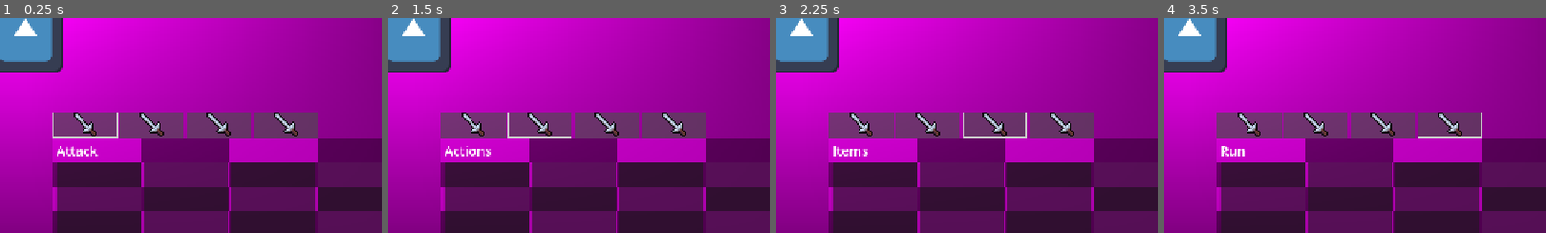
Above: before the commit, frames 1-4 (left to right).
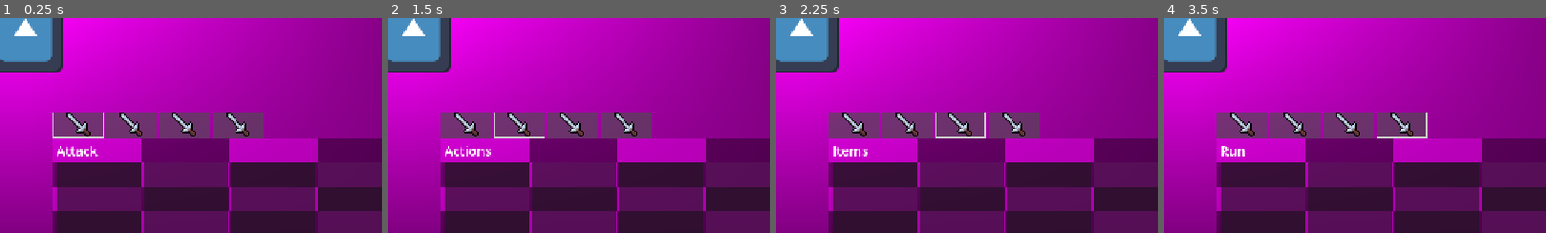
Above: after the commit, the same moments.

Repository: Akiostentar/80-Days-to-Ashes
Game: Godot game, scene res://Scenes/enemy_encounter.tscn
Same seed, same stepped clock (60 frames per second), same inputs: the game is played once before the commit and once after it. This scene is started directly instead of the project's main scene. The engine's default icon, where the game draws it, is replaced by a stand-in: a white triangle on a blue panel in a dark square.
Inputs (mouse positions are % of the whole screen's width and height, from its top left; square brackets give the same spot before the commit, where the layout moved):
- Up to frame 1 (0.25 s): no input
- Up to frame 2 (1.5 s): click (57, 74) [58, 74] at 0.5 s; click (64, 74) [67, 74] at 1.25 s
- Up to frame 3 (2.25 s): click (71, 74) [75, 74] at 2 s
- Up to frame 4 (3.5 s): click (78, 74) [84, 74] at 2.75 s
The pictures show only the part of the screen within x 47-97%, y 49-99%; the shares and areas given below are measured in that part.

The runs differ from the first frame. In frame 1, 3.9% of the frame differs, in the area x 17-84%, y 44-56%; in frame 2, 3.9%; in frame 3, 4.0%; in frame 4, 3.9%.

Commit message:
feat: add database and transform to dictionary script

Diff:
--- /dev/null
+++ b/DataBase/ITEM DATABASE.json
@@ -0,0 +1,307 @@
+{
+  "Weapons": {
+	"sword1": {
+	  "item_name": "Rusty Sword",
+	  "item_desc": "placeholder text",
+	  "item_rarity": "Common",
+	  "item_damage": 10,
+	  "item_crit": 10,
+	  "item_maxst": 1,
+	  "item_upgd": true,
+	  "item_maxup": 3
+	},
+	"sword2": {
+	  "item_name": "Silver Sword",
+	  "item_desc": "placeholder text",
+	  "item_rarity": "Uncommon",
+	  "item_damage": 15,
+	  "item_crit": 12,
+	  "item_maxst": 1,
+	  "item_upgd": true,
+	  "item_maxup": 3
+	},
+	"sword3": {
+	  "item_name": "Holy Knight's Sword",
+	  "item_desc": "placeholder text",
+	  "item_rarity": "Rare",
+	  "item_damage": 22,
+	  "item_crit": 15,
+	  "item_maxst": 1,
+	  "item_upgd": true,
+	  "item_maxup": 3
+	},
+	"dagger1": {
+	  "item_name": "Rusty Dagger",
+	  "item_desc": "placeholder text",
+	  "item_rarity": "Common",
+	  "item_damage": 7,
+	  "item_crit": 15,
+	  "item_maxst": 1,
+	  "item_upgd": true,
+	  "item_maxup": 3
+	},
+	"dagger2": {
+	  "item_name": "Rouge's Dagger",
+	  "item_desc": "placeholder text",
+	  "item_rarity": "Uncommon",
+	  "item_damage": 10,
+	  "item_crit": 20,
+	  "item_maxst": 1,
+	  "item_upgd": true,
+	  "item_maxup": 3
+	},
+	"dagger3": {
+	  "item_name": "Shaddow's Whisper",
+	  "item_desc": "placeholder text",
+	  "item_rarity": "Rare",
+	  "item_damage": 14,
+	  "item_crit": 30,
+	  "item_maxst": 1,
+	  "item_upgd": true,
+	  "item_maxup": 3
+	},
+	"bataxe1": {
+	  "item_name": "Chipped Axe",
+	  "item_desc": "placeholder text",
+	  "item_rarity": "Common",
+	  "item_damage": 15,
+	  "item_crit": 15,
+	  "item_maxst": 1,
+	  "item_upgd": true,
+	  "item_maxup": 3
+	},
+	"bataxe2": {
+	  "item_name": "Polished Battle Axe",
+	  "item_desc": "placeholder text",
+	  "item_rarity": "Uncommon",
+	  "item_damage": 25,
+	  "item_crit": 17,
+	  "item_maxst": 1,
+	  "item_upgd": true,
+	  "item_maxup": 3
+	},
+	"bataxe3": {
+	  "item_name": "Executioner's Axe",
+	  "item_desc": "placeholder text",
+	  "item_rarity": "Rare",
+	  "item_damage": 32,
+	  "item_crit": 20,
+	  "item_maxst": 1,
+	  "item_upgd": true,
+	  "item_maxup": 3
+	},
+	"staff1": {
+	  "item_name": "Old Staff",
+	  "item_desc": "placeholder text",
+	  "item_rarity": "Common",
+	  "item_damage": 15,
+	  "item_crit": 12,
+	  "item_maxst": 1,
+	  "item_upgd": true,
+	  "item_maxup": 3
+	},
+	"staff2": {
+	  "item_name": "Apprentice's Staff",
+	  "item_desc": "placeholder text",
+	  "item_rarity": "Uncommon",
+	  "item_damage": 22,
+	  "item_crit": 15,
+	  "item_maxst": 1,
+	  "item_upgd": true,
+	  "item_maxup": 3
+	},
+	"staff3": {
+	  "item_name": "Mage's Staff",
+	  "item_desc": "placeholder text",
+	  "item_rarity": "Rare",
+	  "item_damage": 35,
+	  "item_crit": 18,
+	  "item_maxst": 1,
+	  "item_upgd": true,
+	  "item_maxup": 3
+	}
+  },
+  "Armor": {
+	"sheild1": {
+	  "item_name": "Wooden Shield",
+	  "item_desc": "placeholder text",
+	  "item_rarity": "Common",
+	  "item_def": 3,
+	  "item_maxst": 1,
+	  "item_upgd": true,
+	  "item_maxup": 3
+	},
+	"sheild2": {
+	  "item_name": "Silver Shield",
+	  "item_desc": "placeholder text",
+	  "item_rarity": "Uncommon",
+	  "item_def": 5,
+	  "item_maxst": 1,
+	  "item_upgd": true,
+	  "item_maxup": 3
+	},
+	"sheild3": {
+	  "item_name": "Holy Knight's Shield",
+	  "item_desc": "placeholder text",
+	  "item_rarity": "Rare",
+	  "item_def": 10,
+	  "item_maxst": 1,
+	  "item_upgd": true,
+	  "item_maxup": 3
+	},
+	"armor1": {
+	  "item_name": "Leather Robe",
+	  "item_desc": "placeholder text",
+	  "item_rarity": "Common",
+	  "item_def": 15,
+	  "item_maxst": 1,
+	  "item_upgd": true,
+	  "item_maxup": 3
+	},
+	"armor2": {
+	  "item_name": "Knight's Gear",
+	  "item_desc": "placeholder text",
+	  "item_rarity": "Uncommon",
+	  "item_def": 25,
+	  "item_maxst": 1,
+	  "item_upgd": true,
+	  "item_maxup": 3
+	},
+	"armor3": {
+	  "item_name": "Holy Knight's Armor",
+	  "item_desc": "placeholder text",
+	  "item_rarity": "Rare",
+	  "item_def": 30,
+	  "item_maxst": 1,
+	  "item_upgd": true,
+	  "item_maxup": 3
+	},
+	"armor4": {
+	  "item_name": "--- Hood",
+	  "item_desc": "placeholder text",
+	  "item_rarity": "Common",
+	  "item_def": 12,
+	  "item_maxst": 1,
+	  "item_upgd": true,
+	  "item_maxup": 3
+	},
+	"armor5": {
+	  "item_name": "--- Cloak",
+	  "item_desc": "placeholder text",
+	  "item_rarity": "Uncommon",
+	  "item_def": 20,
+	  "item_maxst": 1,
+	  "item_upgd": true,
+	  "item_maxup": 3
+	},
+	"armor6": {
+	  "item_name": "Shadowveil Mantle",
+	  "item_desc": "placeholder text",
+	  "item_rarity": "Rare",
+	  "item_def": 28,
+	  "item_maxst": 1,
+	  "item_upgd": true,
+	  "item_maxup": 3
+	},
+	"armor7": {
+	  "item_name": "Preist's Robes",
+	  "item_desc": "placeholder text",
+	  "item_rarity": "Common",
+	  "item_def": 14,
+	  "item_maxst": 1,
+	  "item_upgd": true,
+	  "item_maxup": 3
+	},
+	"armor8": {
+	  "item_name": "Sage's Robes",
+	  "item_desc": "placeholder text",
+	  "item_rarity": "Uncommon",
+	  "item_def": 19,
+	  "item_maxst": 1,
+	  "item_upgd": true,
+	  "item_maxup": 3
+	},
+	"armor9": {
+	  "item_name": "Bloodwoven Robes",
+	  "item_desc": "placeholder text",
+	  "item_rarity": "Rare",
+	  "item_def": 27,
+	  "item_maxst": 1,
+	  "item_upgd": true,
+	  "item_maxup": 3
+	}
+  },
+  "Misc": {
+	"torch": {
+	  "item_name": "Fate's Chamberstick",
+	  "item_type": "Item",
+	  "item_rarity": "Rare",
+	  "item_maxst": 1,
+	  "item_upgd": true,
+	  "item_maxup": 3
+	},
+	"hscroll": {
+	  "item_name": "Scroll of Health",
+	  "item_desc": "placeholder text",
+	  "item_type": "Item",
+	  "item_rarity": "Uncommon",
+	  "item_maxst": 1,
+	  "item_upgd": true,
+	  "item_maxup": 3
+	},
+	"mscroll": {
+	  "item_name": "Scroll of Mana",
+	  "item_desc": "placeholder text",
+	  "item_type": "Item",
+	  "item_rarity": "Uncommon",
+	  "item_maxst": 1,
+	  "item_upgd": true,
+	  "item_maxup": 3
+	},
+	"ring": {
+	  "item_name": "Holy Ring of [DEITY]",
+	  "item_desc": "placeholder text",
+	  "item_type": "Item",
+	  "item_rarity": "Rare",
+	  "item_maxst": 1,
+	  "item_upgd": false,
+	  "item_maxup": "N/A"
+	},
+	"hppot1": {
+	  "item_name": "Vial of Health",
+	  "item_desc": "placeholder text",
+	  "item_type": "Consumable",
+	  "item_rarity": "Common",
+	  "item_maxst": 5,
+	  "item_upgd": true,
+	  "item_maxup": 3
+	},
+	"hppot2": {
+	  "item_name": "Bottle of Health",
+	  "item_desc": "placeholder text",
+	  "item_type": "Consumable",
+	  "item_rarity": "Uncommon",
+	  "item_maxst": 5,
+	  "item_upgd": true,
+	  "item_maxup": 3
+	},
+	"manapot1": {
+	  "item_name": "Vial of Mana",
+	  "item_desc": "placeholder text",
+	  "item_type": "Consumable",
+	  "item_rarity": "Common",
+	  "item_maxst": 5,
+	  "item_upgd": true,
+	  "item_maxup": 3
+	},
+	"manapot2": {
+	  "item_name": "Bottle of Mana",
+	  "item_desc": "placeholder text",
+	  "item_type": "Consumable",
+	  "item_rarity": "Uncommon",
+	  "item_maxst": 5,
+	  "item_upgd": true,
+	  "item_maxup": 3
+	}
+  }
+}
--- /dev/null
+++ b/DataBase/StaticData.gd
@@ -0,0 +1,23 @@
+extends Node
+
+var ItemData = {}
+
+var data_file_path = "res://DataBase/ITEM DATABASE.json"
+
+
+func _ready() -> void:
+	ItemData = load_json_file(data_file_path)
+
+func load_json_file(filePath: String):
+	if FileAccess.file_exists(filePath):
+
+		var dataFile = FileAccess.open(filePath, FileAccess.READ)
+		var parsedResults = JSON.parse_string(dataFile.get_as_text())
+
+		if parsedResults is Dictionary:
+			return parsedResults
+		else:
+			print("Error reading file!")
+
+	else:
+		print("File doens't exist!")
--- /dev/null
+++ b/DataBase/armor.json
@@ -0,0 +1,113 @@
+{
+  "Armor": {
+    "sheild1": {
+      "item_name": "Wooden Shield",
+      "item_desc": "placeholder text",
+      "item_rarity": "Common",
+      "item_def": 3,
+      "item_maxst": 1,
+      "item_upgd": true,
+      "item_maxup": 3
+    },
+    "sheild2": {
+      "item_name": "Silver Shield",
+      "item_desc": "placeholder text",
+      "item_rarity": "Uncommon",
+      "item_def": 5,
+      "item_maxst": 1,
+      "item_upgd": true,
+      "item_maxup": 3
+    },
+    "sheild3": {
+      "item_name": "Holy Knight's Shield",
+      "item_desc": "placeholder text",
+      "item_rarity": "Rare",
+      "item_def": 10,
+      "item_maxst": 1,
+      "item_upgd": true,
+      "item_maxup": 3
+    },
+    "": {},
+    "armor1": {
+      "item_name": "Leather Robe",
+      "item_desc": "placeholder text",
+      "item_rarity": "Common",
+      "item_def": 15,
+      "item_maxst": 1,
+      "item_upgd": true,
+      "item_maxup": 3
+    },
+    "armor2": {
+      "item_name": "Knight's Gear",
+      "item_desc": "placeholder text",
+      "item_rarity": "Uncommon",
+      "item_def": 25,
+      "item_maxst": 1,
+      "item_upgd": true,
+      "item_maxup": 3
+    },
+    "armor3": {
+      "item_name": "Holy Knight's Armor",
+      "item_desc": "placeholder text",
+      "item_rarity": "Rare",
+      "item_def": 30,
+      "item_maxst": 1,
+      "item_upgd": true,
+      "item_maxup": 3
+    },
+    "armor4": {
+      "item_name": "--- Hood",
+      "item_desc": "placeholder text",
+      "item_rarity": "Common",
+      "item_def": 12,
+      "item_maxst": 1,
+      "item_upgd": true,
+      "item_maxup": 3
+    },
+    "armor5": {
+      "item_name": "--- Cloak",
+      "item_desc": "placeholder text",
+      "item_rarity": "Uncommon",
+      "item_def": 20,
+      "item_maxst": 1,
+      "item_upgd": true,
+      "item_maxup": 3
+    },
+    "armor6": {
+      "item_name": "Shadowveil Mantle",
+      "item_desc": "placeholder text",
+      "item_rarity": "Rare",
+      "item_def": 28,
+      "item_maxst": 1,
+      "item_upgd": true,
+      "item_maxup": 3
+    },
+    "armor7": {
+      "item_name": "Preist's Robes",
+      "item_desc": "placeholder text",
+      "item_rarity": "Common",
+      "item_def": 14,
+      "item_maxst": 1,
+      "item_upgd": true,
+      "item_maxup": 3
+    },
+    "armor8": {
+      "item_name": "Sage's Robes",
+      "item_desc": "placeholder text",
+      "item_rarity": "Uncommon",
+      "item_def": 19,
+      "item_maxst": 1,
+      "item_upgd": true,
+      "item_maxup": 3
+    },
+    "armor9": {
+      "item_name": "Bloodwoven Robes",
+      "item_desc": "placeholder text",
+      "item_rarity": "Rare",
+      "item_def": 27,
+      "item_maxst": 1,
+      "item_upgd": true,
+      "item_maxup": 3
+    }
+  }
+}
--- /dev/null
+++ b/DataBase/items.json
@@ -0,0 +1,76 @@
+{
+  "Misc": {
+    "torch": {
+      "item_name": "Brother's Chamberstick",
+      "item_type": "Item",
+      "item_rarity": "Rare",
+      "item_maxst": 1,
+      "item_upgd": true,
+      "item_maxup": 3
+    },
+    "": {},
+    "hscroll": {
+      "item_name": "Scroll of Health",
+      "item_desc": "placeholder text",
+      "item_type": "Item",
+      "item_rarity": "Uncommon",
+      "item_maxst": 1,
+      "item_upgd": true,
+      "item_maxup": 3
+    },
+    "mscroll": {
+      "item_name": "Scroll of Mana",
+      "item_desc": "placeholder text",
+      "item_type": "Item",
+      "item_rarity": "Uncommon",
+      "item_maxst": 1,
+      "item_upgd": true,
+      "item_maxup": 3
+    },
+    "ring": {
+      "item_name": "Holy Ring of [DEITY]",
+      "item_desc": "placeholder text",
+      "item_type": "Item",
+      "item_rarity": "Rare",
+      "item_maxst": 1,
+      "item_upgd": false,
+      "item_maxup": "N/A"
+    },
+    "hppot1": {
+      "item_name": "Vial of Health",
+      "item_desc": "placeholder text",
+      "item_type": "Consumable",
+      "item_rarity": "Common",
+      "item_maxst": 5,
+      "item_upgd": true,
+      "item_maxup": 3
+    },
+    "hppot2": {
+      "item_name": "Bottle of Health",
+      "item_desc": "placeholder text",
+      "item_type": "Consumable",
+      "item_rarity": "Uncommon",
+      "item_maxst": 5,
+      "item_upgd": true,
+      "item_maxup": 3
+    },
+    "manapot1": {
+      "item_name": "Vial of Mana",
+      "item_desc": "placeholder text",
+      "item_type": "Consumable",
+      "item_rarity": "Common",
+      "item_maxst": 5,
+      "item_upgd": true,
+      "item_maxup": 3
+    },
+    "manapot2": {
+      "item_name": "Bottle of Mana",
+      "item_desc": "placeholder text",
+      "item_type": "Consumable",
+      "item_rarity": "Uncommon",
+      "item_maxst": 5,
+      "item_upgd": true,
+      "item_maxup": 3
+    }
+  }
+}
--- /dev/null
+++ b/DataBase/weapons.json
@@ -0,0 +1,125 @@
+{
+  "Weapons": {
+    "sword1": {
+      "item_name": "Rusty Sword",
+      "item_desc": "placeholder text",
+      "item_rarity": "Common",
+      "item_damage": 10,
+      "item_crit": 10,
+      "item_maxst": 1,
+      "item_upgd": true,
+      "item_maxup": 3
+    },
+    "sword2": {
+      "item_name": "Silver Sword",
+      "item_desc": "placeholder text",
+      "item_rarity": "Uncommon",
+      "item_damage": 15,
+      "item_crit": 12,
+      "item_maxst": 1,
+      "item_upgd": true,
+      "item_maxup": 3
+    },
+    "sword3": {
+      "item_name": "Holy Knight's Sword",
+      "item_desc": "placeholder text",
+      "item_rarity": "Rare",
+      "item_damage": 22,
+      "item_crit": 15,
+      "item_maxst": 1,
+      "item_upgd": true,
+      "item_maxup": 3
+    },
+    "": {},
+    "dagger1": {
+      "item_name": "Rusty Dagger",
+      "item_desc": "placeholder text",
+      "item_rarity": "Common",
+      "item_damage": 7,
+      "item_crit": 15,
+      "item_maxst": 1,
+      "item_upgd": true,
+      "item_maxup": 3
+    },
+    "dagger2": {
+      "item_name": "Rouge's Dagger",
+      "item_desc": "placeholder text",
+      "item_rarity": "Uncommon",
+      "item_damage": 10,
+      "item_crit": 20,
+      "item_maxst": 1,
+      "item_upgd": true,
+      "item_maxup": 3
+    },
+    "dagger3": {
+      "item_name": "Shaddow's Whisper",
+      "item_desc": "placeholder text",
+      "item_rarity": "Rare",
+      "item_damage": 14,
+      "item_crit": 30,
+      "item_maxst": 1,
+      "item_upgd": true,
+      "item_maxup": 3
+    },
+    "bataxe1": {
+      "item_name": "Chipped Axe",
+      "item_desc": "placeholder text",
+      "item_rarity": "Common",
+      "item_damage": 15,
+      "item_crit": 15,
+      "item_maxst": 1,
+      "item_upgd": true,
+      "item_maxup": 3
+    },
+    "bataxe2": {
+      "item_name": "Polished Battle Axe",
+      "item_desc": "placeholder text",
+      "item_rarity": "Uncommon",
+      "item_damage": 25,
+      "item_crit": 17,
+      "item_maxst": 1,
+      "item_upgd": true,
+      "item_maxup": 3
+    },
+    "bataxe3": {
+      "item_name": "Executioner's Axe",
+      "item_desc": "placeholder text",
+      "item_rarity": "Rare",
+      "item_damage": 32,
+      "item_crit": 20,
+      "item_maxst": 1,
+      "item_upgd": true,
+      "item_maxup": 3
+    },
+    "staff1": {
+      "item_name": "Old Staff",
+      "item_desc": "placeholder text",
+      "item_rarity": "Common",
+      "item_damage": 15,
+      "item_crit": 12,
+      "item_maxst": 1,
+      "item_upgd": true,
+      "item_maxup": 3
+    },
+    "staff2": {
+      "item_name": "Apprentice's Staff",
+      "item_desc": "placeholder text",
+      "item_rarity": "Uncommon",
+      "item_damage": 22,
+      "item_crit": 15,
+      "item_maxst": 1,
+      "item_upgd": true,
+      "item_maxup": 3
+    },
+    "staff3": {
+      "item_name": "Mage's Staff",
+      "item_desc": "placeholder text",
+      "item_rarity": "Rare",
+      "item_damage": 35,
+      "item_crit": 18,
+      "item_maxst": 1,
+      "item_upgd": true,
+      "item_maxup": 3
+    }
+  }
+}
--- a/Scenes/BattleUI.tscn
+++ b/Scenes/BattleUI.tscn
@@ -49,10 +49,10 @@
 texture_filter = 1
 layout_mode = 1
 anchors_preset = -1
-anchor_right = 0.748
-anchor_bottom = 0.21700001
-offset_right = 0.5599365
-offset_bottom = -0.2400055
+anchor_right = 0.595
+anchor_bottom = 0.216
+offset_right = 0.16497803
+offset_bottom = -0.03200531
 grow_horizontal = 2
 
 [node name="HBoxContainer" type="HBoxContainer" parent="Buttons" unique_id=946987777]
--- a/project.godot
+++ b/project.godot
@@ -15,6 +15,10 @@
 config/features=PackedStringArray("4.7", "Forward Plus")
 config/icon="res://icon.svg"
 
+[autoload]
+
+StaticData="*uid://ba8s5m5lf6b0u"
+
 [display]
 
 window/size/viewport_width=1280
@@ -31,7 +35,8 @@
 
 folder_colors={
 "res://Assets/": "red",
-"res://Scenes/": "orange",
+"res://DataBase/": "orange",
+"res://Scenes/": "yellow",
 "res://Scripts/": "green"
 }
 
Not shown, added: DataBase/StaticData.gd.uid
